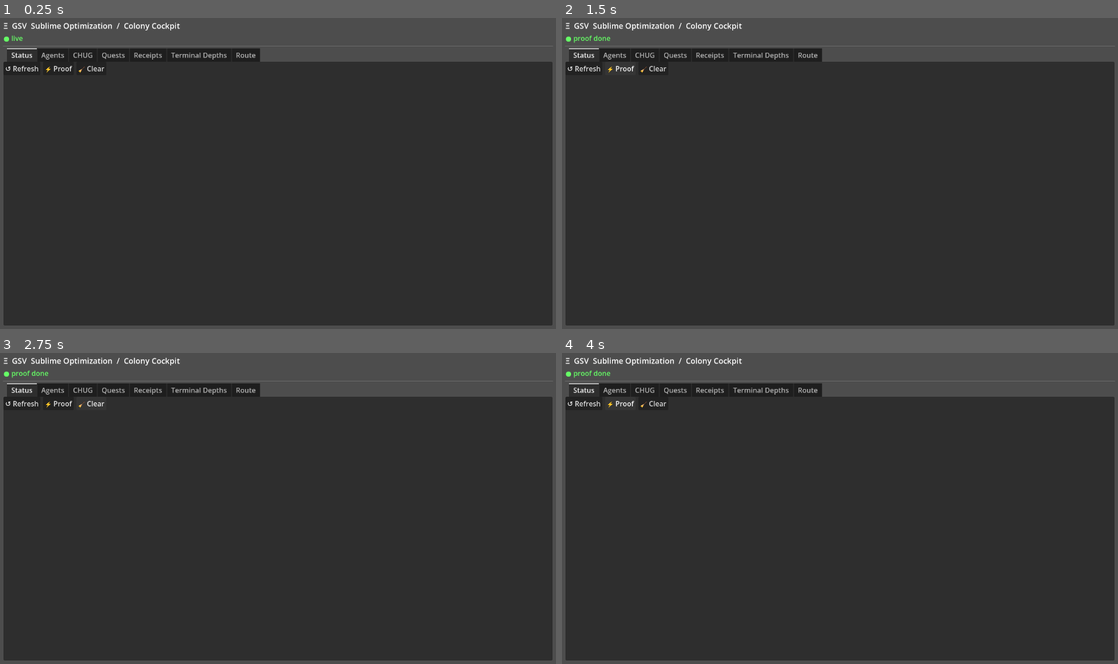
Above: before the commit, frames 1-4 (two rows, left to right).
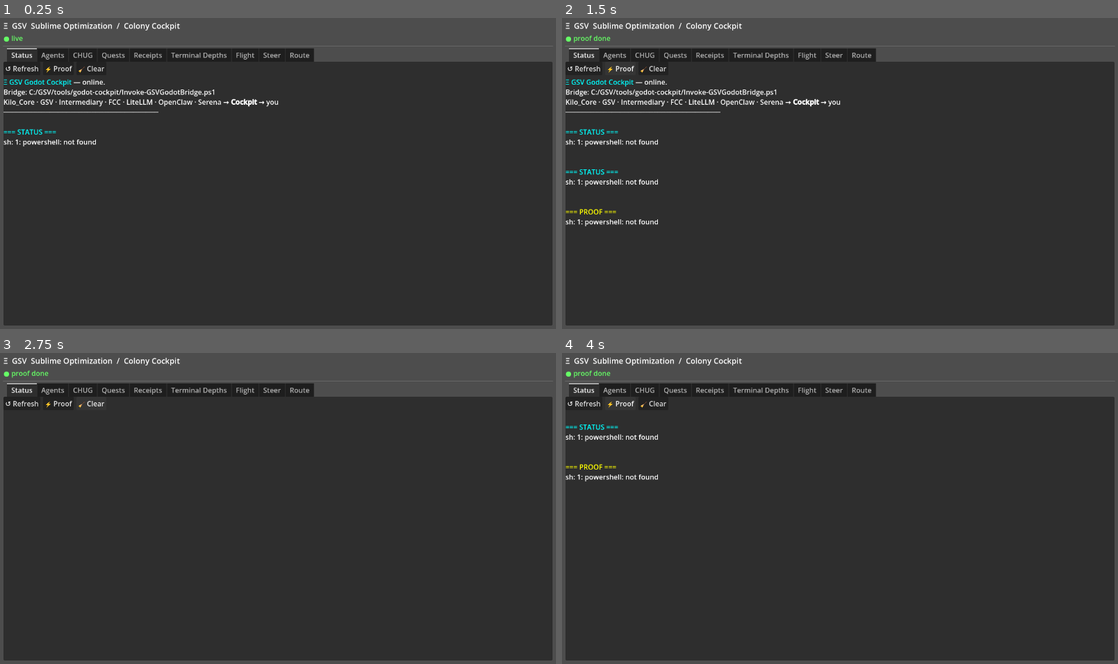
Above: after the commit, the same moments.

Repository: KiloMusician/GSV_Godot_Cockpit
Game: Godot game, scene res://scenes/Main.tscn
Two runs of this game, one before a commit and one after it. Both use one fixed random seed, a clock stepped at 60 frames per second and the inputs below.
Inputs:
- Up to frame 1 (0.25 s): no input
- Up to frame 2 (1.5 s): click "↺ Refresh" at 0.5 s; click "⚡ Proof" at 1.25 s
- Up to frame 3 (2.75 s): click "🧹 Clear" at 2 s
- Up to frame 4 (4 s): click "↺ Refresh" at 2.75 s; click "⚡ Proof" at 3.5 s

The runs differ from the first frame. In frame 1, 1.7% of the frame differs, in the area x 0-57%, y 9-42%; in frame 2, 2.2%, in the area x 0-57%, y 9-67%; in frame 3, 0.4%; in frame 4, 0.9%.
Error before the commit: Invalid assignment of property or key 'use_bbcode' with value of type 'bool' on a base object of type 'RichTextLabel'. (res://scripts/Main.gd:84)

Commit message:
feat(cockpit): surface flight and steering lanes

Diff:
--- a/scripts/AgentMap.gd
+++ b/scripts/AgentMap.gd
@@ -1,4 +1,5 @@
 extends PanelContainer
+class_name AgentMap
 
 ## AgentMap — Colony agents as nodes on a visual graph.
 ## Agents are crew. The map is the ship layout.
@@ -21,11 +22,6 @@
 var _status: Dictionary = {}
 var _canvas: Control
 var _refresh_btn: Button
-
-static func create() -> AgentMap:
-	var n := AgentMap.new()
-	n.name = "AgentMap"
-	return n
 
 func _ready() -> void:
 	# Init all gray
--- a/scripts/CHUGPanel.gd
+++ b/scripts/CHUGPanel.gd
@@ -1,4 +1,5 @@
 extends PanelContainer
+class_name CHUGPanel
 
 ## CHUGPanel — Continuous Harvest Update Generator telemetry.
 ## CHUG is the colony's autonomous improvement daemon (Terminal Depths :7337).
@@ -10,11 +11,6 @@
 
 var _stats: RichTextLabel
 var _suggestions: VBoxContainer
-
-static func create() -> CHUGPanel:
-	var n := CHUGPanel.new()
-	n.name = "CHUGPanel"
-	return n
 
 func _ready() -> void:
 	var root := VBoxContainer.new()
@@ -44,7 +40,6 @@
 
 	# Stats area
 	_stats = RichTextLabel.new()
-	_stats.use_bbcode = true
 	_stats.fit_content = true
 	_stats.custom_minimum_size = Vector2(0, 80)
 	root.add_child(_stats)
--- a/scripts/Main.gd
+++ b/scripts/Main.gd
@@ -9,6 +9,8 @@
 ##   QUESTS    — colony reports as quest board
 ##   RECEIPTS  — audit trail from receipts.jsonl / sprint logs
 ##   TD        — Terminal Depths game-heart state
+##   FLIGHT    — autonomous supervisor heartbeat and log tail
+##   STEER     — bounded cockpit actions / FCC smoke / route packets
 ##   ROUTE     — natural-language routing to intermediary / gsv
 
 const BRIDGE := "C:/GSV/tools/godot-cockpit/Invoke-GSVGodotBridge.ps1"
@@ -18,6 +20,8 @@
 var _status_bar: Label
 var _route_input: LineEdit
 var _route_output: RichTextLabel
+var _steer_output: RichTextLabel
+var _flight_output: RichTextLabel
 
 func _ready() -> void:
 	_build_ui()
@@ -65,6 +69,8 @@
 	_build_quest_tab()
 	_build_receipt_tab()
 	_build_td_tab()
+	_build_flight_tab()
+	_build_steer_tab()
 	_build_route_tab()
 
 func _build_status_tab() -> void:
@@ -81,7 +87,6 @@
 	_add_btn(btns, "🧹 Clear",    func(): _status_box.clear())
 
 	_status_box = RichTextLabel.new()
-	_status_box.use_bbcode = true
 	_status_box.scroll_following = true
 	_status_box.size_flags_vertical = Control.SIZE_EXPAND_FILL
 	panel.add_child(_status_box)
@@ -125,6 +130,54 @@
 	var td = load("res://scripts/TDStatePanel.gd").new()
 	td.size_flags_vertical = Control.SIZE_EXPAND_FILL
 	panel.add_child(td)
+
+func _build_flight_tab() -> void:
+	var panel := VBoxContainer.new()
+	panel.name = "Flight"
+	panel.add_theme_constant_override("separation", 6)
+	_tabs.add_child(panel)
+
+	var info := Label.new()
+	info.text = "Autonomous supervisor heartbeat and log tail. Watch the colony work without losing the thread."
+	info.modulate = Color(0.7, 0.9, 1.0)
+	panel.add_child(info)
+
+	var btns := HBoxContainer.new()
+	btns.add_theme_constant_override("separation", 6)
+	panel.add_child(btns)
+
+	_add_btn(btns, "Refresh Flight", _refresh_flight)
+	_add_btn(btns, "Clear", func(): _flight_output.clear())
+
+	_flight_output = RichTextLabel.new()
+	_flight_output.scroll_following = true
+	_flight_output.size_flags_vertical = Control.SIZE_EXPAND_FILL
+	panel.add_child(_flight_output)
+
+func _build_steer_tab() -> void:
+	var panel := VBoxContainer.new()
+	panel.name = "Steer"
+	panel.add_theme_constant_override("separation", 6)
+	_tabs.add_child(panel)
+
+	var info := Label.new()
+	info.text = "Bounded actions: steering map, FCC smoke, cockpit memory. No long autonomous launch here."
+	info.modulate = Color(0.7, 0.9, 1.0)
+	panel.add_child(info)
+
+	var btns := HBoxContainer.new()
+	btns.add_theme_constant_override("separation", 6)
+	panel.add_child(btns)
+
+	_add_btn(btns, "Steering Map", _refresh_steering)
+	_add_btn(btns, "FCC Smoke", _fcc_smoke)
+	_add_btn(btns, "Memory Tail", _steer_memory)
+	_add_btn(btns, "Clear", func(): _steer_output.clear())
+
+	_steer_output = RichTextLabel.new()
+	_steer_output.scroll_following = true
+	_steer_output.size_flags_vertical = Control.SIZE_EXPAND_FILL
+	panel.add_child(_steer_output)
 
 func _build_route_tab() -> void:
 	var panel := VBoxContainer.new()
@@ -149,7 +202,6 @@
 	_add_btn(input_row, "Route ▶", func(): _do_route(_route_input.text))
 
 	_route_output = RichTextLabel.new()
-	_route_output.use_bbcode = true
 	_route_output.scroll_following = true
 	_route_output.size_flags_vertical = Control.SIZE_EXPAND_FILL
 	panel.add_child(_route_output)
@@ -189,6 +241,32 @@
 	var text := _bridge("route", obj)
 	_route_output.append_text("[color=green]=== ROUTE RESULT ===[/color]\n%s\n" % text)
 	_status_bar.text = "● routed"
+
+func _refresh_steering() -> void:
+	_status_bar.text = "● steering..."
+	var raw := _bridge("steer", "")
+	_append_steer("\n[color=cyan]=== STEERING MAP ===[/color]")
+	_append_steer(_parse_steer(raw))
+	_status_bar.text = "● steering ready"
+
+func _fcc_smoke() -> void:
+	_status_bar.text = "● FCC..."
+	var text := _bridge("fcc-smoke", "")
+	_append_steer("\n[color=yellow]=== FCC SMOKE ===[/color]")
+	_append_steer(text)
+	_status_bar.text = "● FCC done"
+
+func _steer_memory() -> void:
+	var text := _bridge("memory", "")
+	_append_steer("\n[color=green]=== COCKPIT MEMORY ===[/color]")
+	_append_steer(text)
+
+func _refresh_flight() -> void:
+	_status_bar.text = "● flight..."
+	var raw := _bridge("flight", "")
+	_append_flight("\n[color=cyan]=== AUTONOMOUS FLIGHT ===[/color]")
+	_append_flight(_parse_flight(raw))
+	_status_bar.text = "● flight read"
 
 # ── BRIDGE ────────────────────────────────────────────────────────────────────
 
@@ -244,6 +322,75 @@
 			lines.append("  [color=gray]✗[/color] " + "  ".join(miss_names))
 	return "\n".join(lines)
 
+func _parse_steer(raw: String) -> String:
+	var json := JSON.new()
+	if json.parse(raw) != OK:
+		return raw
+	var d = json.get_data()
+	if typeof(d) != TYPE_DICTIONARY:
+		return raw
+
+	var lines: PackedStringArray = []
+	lines.append("ts: " + str(d.get("ts", "?")).substr(0, 19))
+	lines.append("next: " + str(d.get("next_best", "")))
+	lines.append("")
+	lines.append("lanes:")
+	var lanes = d.get("lanes", {})
+	if typeof(lanes) == TYPE_DICTIONARY:
+		for name in lanes.keys():
+			var lane = lanes[name]
+			if typeof(lane) == TYPE_DICTIONARY:
+				var up: bool = bool(lane.get("up", lane.get("found", false)))
+				var color: String = "green" if up else "red"
+				lines.append("  [color=%s]%s[/color] %s" % [color, "UP " if up else "MISS", str(name)])
+
+	lines.append("")
+	lines.append("recent reports:")
+	var reports = d.get("recent_reports", [])
+	if typeof(reports) == TYPE_ARRAY:
+		for report in reports.slice(0, 6):
+			if typeof(report) == TYPE_DICTIONARY:
+				lines.append("  " + str(report.get("name", "")))
+
+	return "\n".join(lines)
+
+func _parse_flight(raw: String) -> String:
+	var json := JSON.new()
+	if json.parse(raw) != OK:
+		return raw
+	var d = json.get_data()
+	if typeof(d) != TYPE_DICTIONARY:
+		return raw
+
+	var lines: PackedStringArray = []
+	if not bool(d.get("found", false)):
+		lines.append("[color=yellow]No autonomous flight run found.[/color]")
+		return "\n".join(lines)
+
+	lines.append("run: " + str(d.get("run", "")))
+	lines.append("running: " + ("yes" if bool(d.get("running", false)) else "no"))
+	var heartbeat = d.get("heartbeat", {})
+	if typeof(heartbeat) == TYPE_DICTIONARY:
+		lines.append("cycle: %s   phase: %s" % [str(heartbeat.get("cycle", "?")), str(heartbeat.get("phase", "?"))])
+		lines.append("heartbeat: " + str(heartbeat.get("heartbeat_at", "")).substr(0, 19))
+		lines.append("ends: " + str(heartbeat.get("ends_at", "")).substr(0, 19))
+	lines.append("")
+	lines.append("log tail:")
+	var tail = d.get("log_tail", [])
+	if typeof(tail) == TYPE_ARRAY:
+		for line in tail.slice(maxi(0, tail.size() - 24), tail.size()):
+			lines.append("  " + str(line))
+
+	return "\n".join(lines)
+
 func _append_status(text: String) -> void:
 	if _status_box:
 		_status_box.append_text(text + "\n")
+
+func _append_steer(text: String) -> void:
+	if _steer_output:
+		_steer_output.append_text(text + "\n")
+
+func _append_flight(text: String) -> void:
+	if _flight_output:
+		_flight_output.append_text(text + "\n")
--- a/scripts/QuestBoard.gd
+++ b/scripts/QuestBoard.gd
@@ -1,14 +1,10 @@
 extends PanelContainer
+class_name QuestBoard
 
 ## QuestBoard — Colony reports as active quests. Know what the ship is doing.
 
 const REPORTS_DIR := "C:/dev/active/Kilo_Core/state/cultivation/reports"
 const SPRINT_INDEX := "C:/GSV/state/autonomous-sprints"
-
-static func create() -> QuestBoard:
-	var n := QuestBoard.new()
-	n.name = "QuestBoard"
-	return n
 
 func _ready() -> void:
 	var root := VBoxContainer.new()
--- a/scripts/ReceiptViewer.gd
+++ b/scripts/ReceiptViewer.gd
@@ -1,4 +1,5 @@
 extends PanelContainer
+class_name ReceiptViewer
 
 ## ReceiptViewer — tails receipts.jsonl and live-sprint.log from the colony.
 ## Agents are nodes. Receipts are memory. This is the audit trail.
@@ -12,11 +13,6 @@
 var _label: RichTextLabel
 var _refresh_btn: Button
 var _tail_lines: int = 30
-
-static func create() -> ReceiptViewer:
-	var n := ReceiptViewer.new()
-	n.name = "ReceiptViewer"
-	return n
 
 func _ready() -> void:
 	var root := VBoxContainer.new()
@@ -36,7 +32,6 @@
 	hdr.add_child(_refresh_btn)
 
 	_label = RichTextLabel.new()
-	_label.use_bbcode = true
 	_label.scroll_following = true
 	_label.size_flags_vertical = Control.SIZE_EXPAND_FILL
 	_label.custom_minimum_size = Vector2(0, 180)
@@ -86,7 +81,7 @@
 			fname = dir.get_next()
 			while fname != "":
 				if dir.current_is_dir() and fname != "." and fname != "..":
-					var sub := dir_path + "/" + fname + "/receipts/receipts.jsonl"
+					var sub: String = dir_path + "/" + fname + "/receipts/receipts.jsonl"
 					if FileAccess.file_exists(sub):
 						_read_jsonl(sub)
 						found_any = true
--- a/scripts/TDStatePanel.gd
+++ b/scripts/TDStatePanel.gd
@@ -1,4 +1,5 @@
 extends PanelContainer
+class_name TDStatePanel
 
 ## TDStatePanel — Terminal Depths live state viewer.
 ## TD is the game-heart. This panel shows its pulse.
@@ -10,11 +11,6 @@
 
 var _label: RichTextLabel
 var _refresh_btn: Button
-
-static func create() -> TDStatePanel:
-	var n := TDStatePanel.new()
-	n.name = "TDStatePanel"
-	return n
 
 func _ready() -> void:
 	var root := VBoxContainer.new()
@@ -34,7 +30,6 @@
 	hdr.add_child(_refresh_btn)
 
 	_label = RichTextLabel.new()
-	_label.use_bbcode = true
 	_label.scroll_following = true
 	_label.size_flags_vertical = Control.SIZE_EXPAND_FILL
 	_label.custom_minimum_size = Vector2(0, 160)
